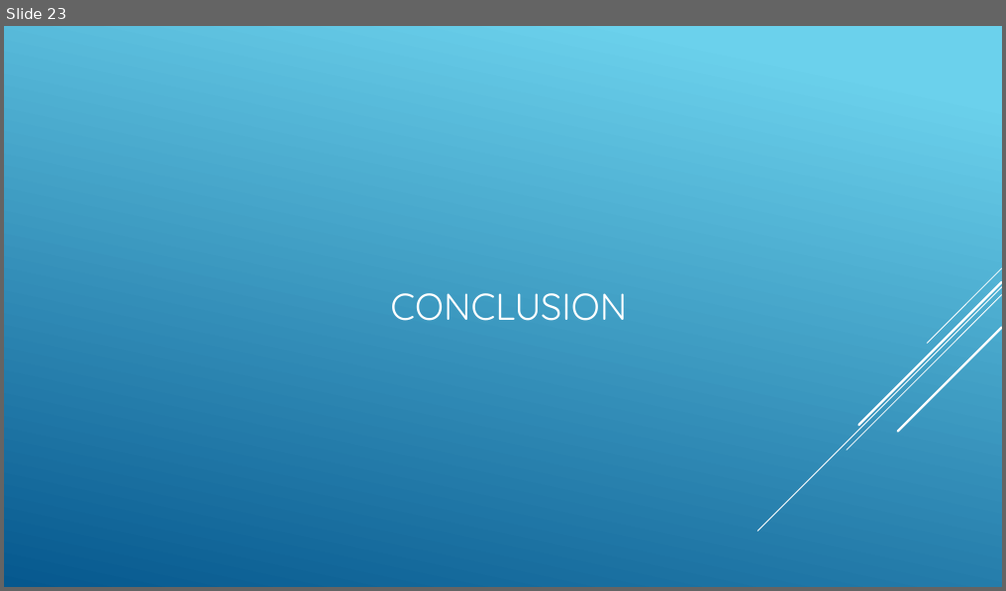
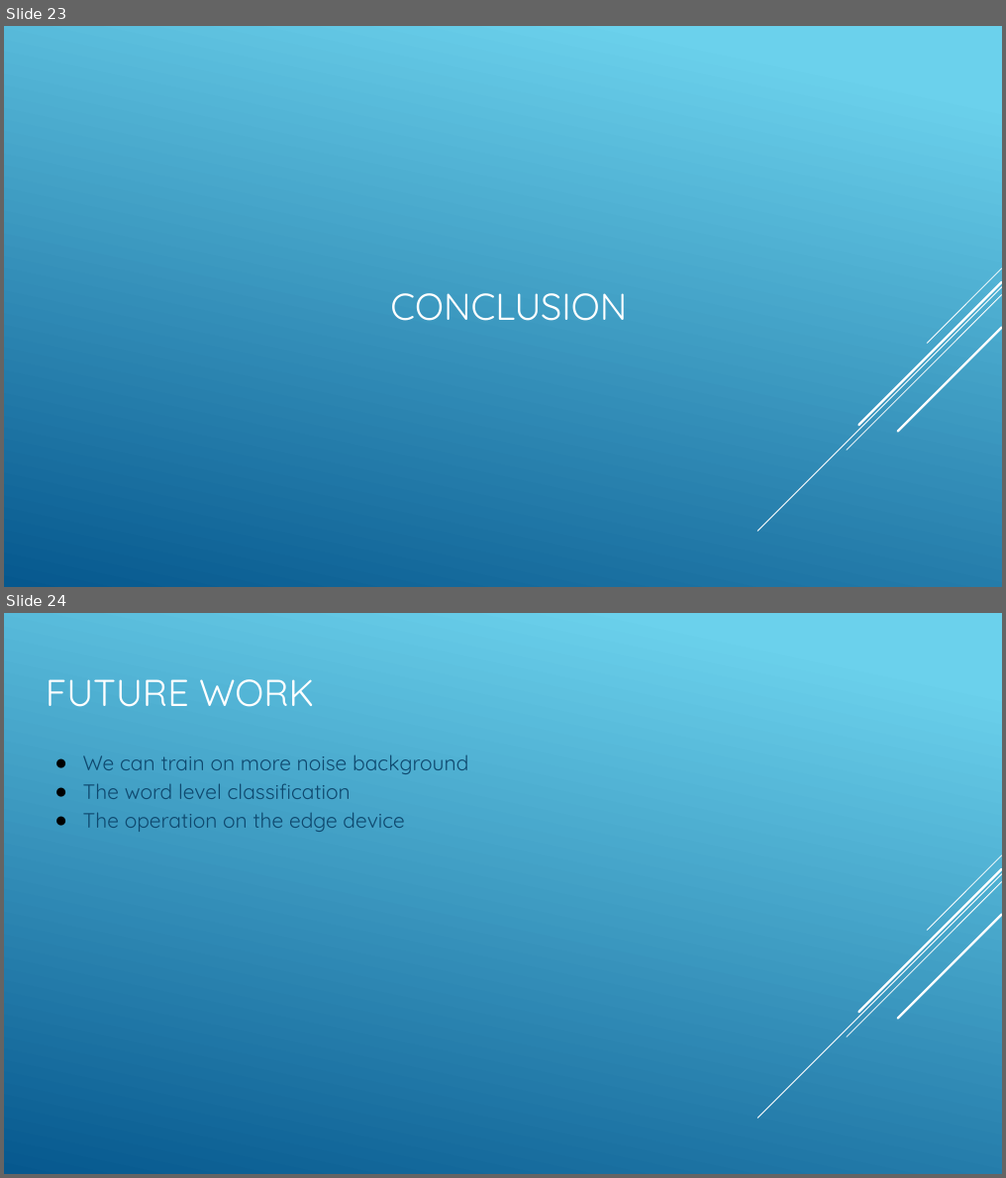
Before and after one commit to honkuro1227/final-project, a slide deck: presentation.pptx. Shown one above the other, each under a label of ours: slide 23 before the commit, slides 23 and 24 after it. The pictures are 1006x591 and 1006x1178 pixels, drawn with LibreOffice and Linux fonts; fonts in the diff are those of the drawing. Boxes give left, top, right and bottom in pixels: in the first picture for what was removed or moved away, otherwise in the second. Text is boxed around its words. In the diff, an @@ line names an element or a change of style, - is before the commit and + after.

```diff
--- a/presentation.pptx
+++ b/presentation.pptx
@@ slide 24 added at (4, 613, 1002, 1174), background gradient #6ED2EB to #06588E; not listed: 5 template elements that a slide beside it also shows @@
@@ title added at (46, 679, 314, 707), 36 pt, text #FFFFFF @@
+FUTURE WORK
@@ text added at (83, 755, 468, 832), 20 pt, text #0F496F @@
+● We can train on more noise background
+● The word level classification
+● The operation on the edge device
```
Also in this commit, not shown: 3 slides changed, 2 other files.
